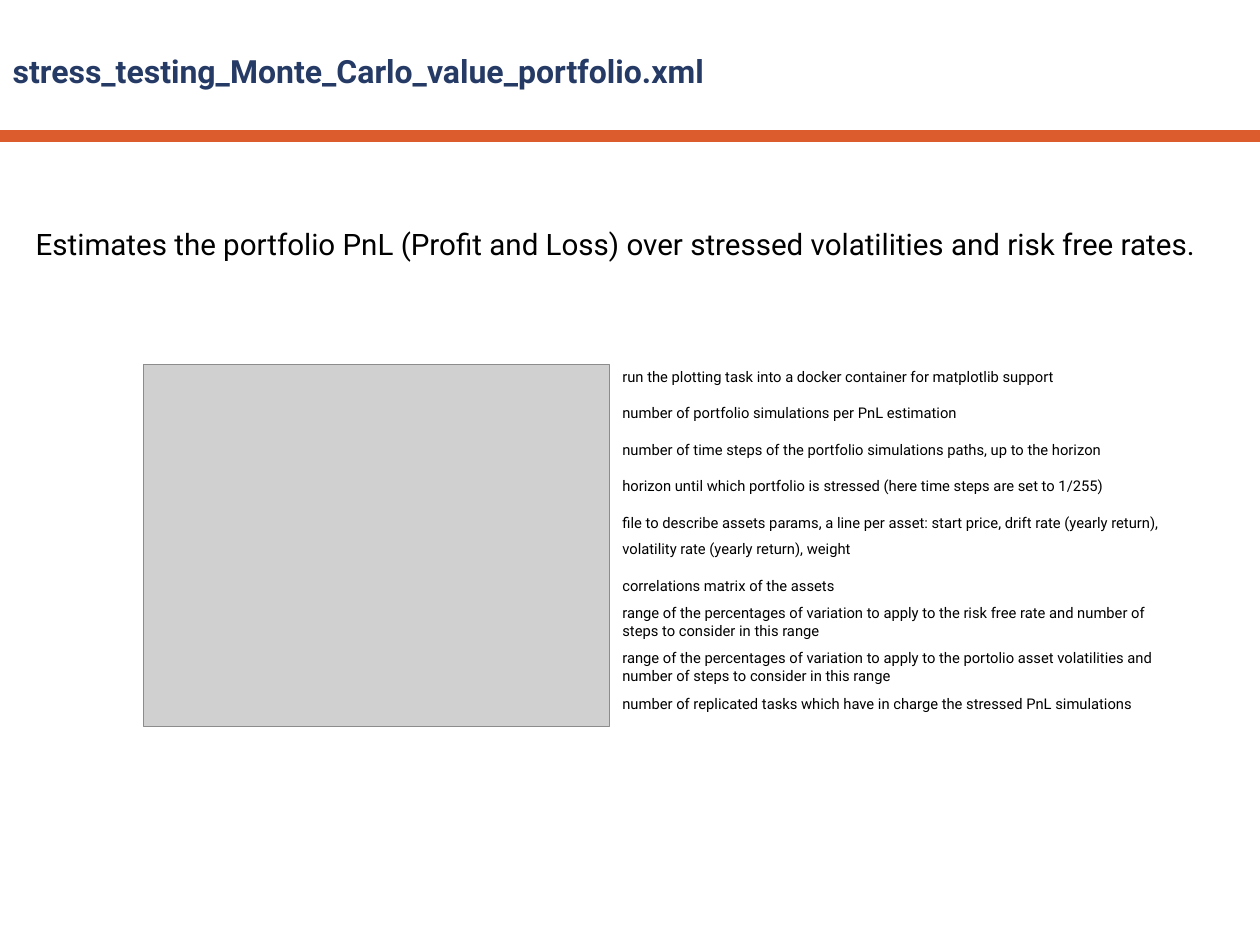
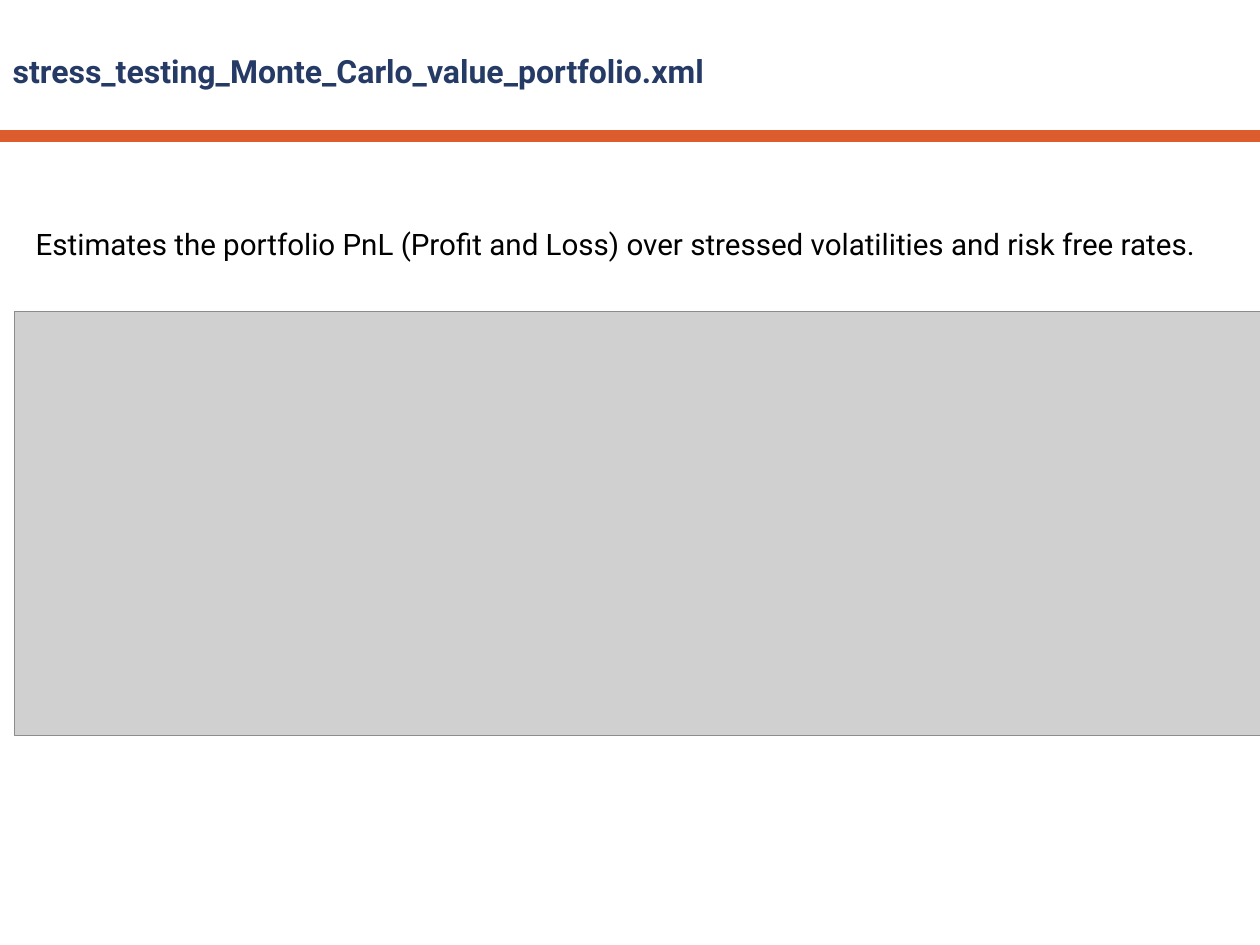
Before and after one commit to ow2-proactive/proactive-examples, a slide deck: slide 10 of Finance/resources/doc/dev/risk-valuation-proactive.pptx (slide 9 before the commit). Drawn at 1260x945 pixels with LibreOffice and Linux fonts; fonts in the diff are those of the drawing; grey boxes stand for pictures; background and template pictures are left out. Boxes give left, top, right and bottom in pixels: in the first picture for what was removed or moved away, otherwise in the second. Text is boxed around its words. In the diff, an @@ line names an element or a change of style, - is before the commit and + after.

Commit message:
Remove imbricated replicated tasks from incremental VaR wkw + add stress testing interactive wkw + update doc (#1228)

```diff
--- a/Finance/resources/doc/dev/risk-valuation-proactive.pptx
+++ b/Finance/resources/doc/dev/risk-valuation-proactive.pptx
@@ picture added at box(15, 311, 1260, 735) @@
@@ picture removed at box(143, 365, 610, 727) @@
@@ text removed at box(622, 370, 1158, 712) @@
-run the plotting task into a docker container for matplotlib support
-number of portfolio simulations per PnL estimation
-number of time steps of the portfolio simulations paths, up to the horizon
-horizon until which portfolio is stressed (here time steps are set to 1/255)
-file to describe assets params, a line per asset: start price, drift rate (yearly return), volatility rate (yearly return), weight
-correlations matrix of the assets
-range of the percentages of variation to apply to the risk free rate and number of steps to consider in this range
-range of the percentages of variation to apply to the portolio asset volatilities and number of steps to consider in this range
-number of replicated tasks which have in charge the stressed PnL simulations
```
Also in this commit, not shown: 6 other slides changed, 1 slide added, 9 other files.
